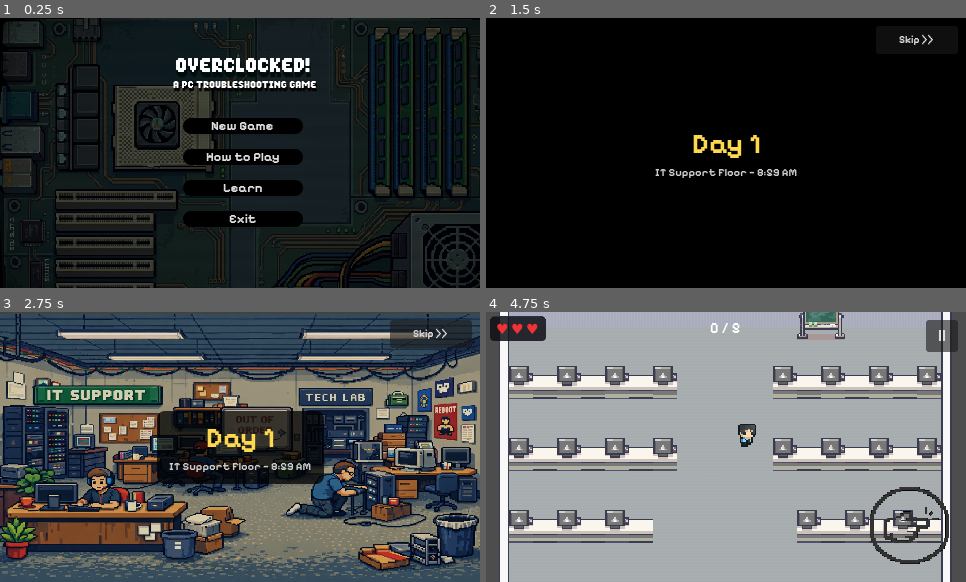
Above: before the commit, frames 1-4 (two rows, left to right).
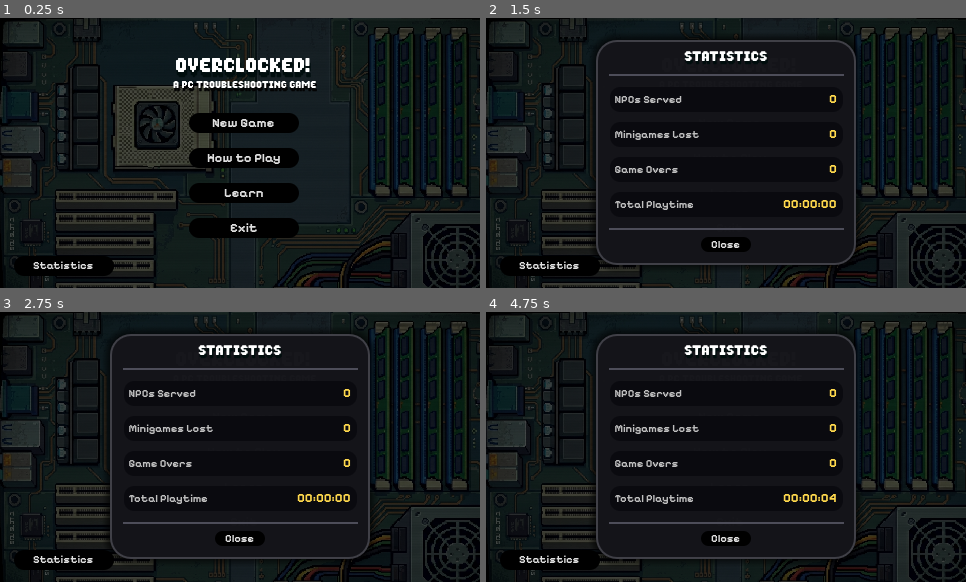
Above: after the commit, the same moments.

Repository: Raikosuu/Full-Tech-Panic_Public
Game: Godot game, scene res://scenes/main_menu.tscn
The game is run twice, just before and just after one commit, with the same random seed, the same clock (stepped at 60 frames per second) and the same inputs.
Inputs (mouse positions are in pixels of both pictures, inside the frame that each line leads up to):
- Up to frame 1 (0.25 s): no input
- Up to frame 2 (1.5 s): click (548, 266) at 0.5 s, where only the run after the commit has a clickable "Statistics"; click "New Game" at 1.25 s
- Up to frame 3 (2.75 s): click (244, 417) at 2 s, where only the run after the commit has a clickable "New Game"
- Up to frame 4 (4.75 s): click (918, 333) at 2.75 s, where only the run before the commit has a clickable "Skip >>"; click (918, 333) at 3.5 s, where only the run before the commit has a clickable "Skip >>"; tap Enter at 4.25 s; move the mouse to (831, 433) at 4.27 s; hold D (move_right) from 4.28 s (still down); hold E (interact) from 4.28 s (still down); click (831, 433) at 4.42 s; tap Space at 4.52 s

The runs differ from the first frame. In frame 1, 4.8% of the frame differs, in the area x 2-64%, y 35-96%; in frame 2, 58%; in frame 3, 85%; in frame 4, 98%, in the area x 0-100%, y 0-100%.

Commit message:
statistics panel implemented in the main menu screen
player can now track minigame losses, game overs, total playtime and NPCs that were served in the game. save file delete is implemented too in the main menu. stats are tied to the save file. when the save file is deleted, all the stats are reset.

Diff:
--- a/mainmenu/scripts/main_menu.gd
+++ b/mainmenu/scripts/main_menu.gd
@@ -3,10 +3,10 @@
 
 @onready var new_game_btn: Button = $"Panel/MainButtons/New Game"
 @onready var continue_btn: Button = $Panel/MainButtons/Continue
+@onready var delete_save: Button = $"Panel/Delete Save"
 
 func _ready() -> void:
-	# Only show Continue if a save file exists
-	continue_btn.visible = GameState.has_save()
+	_refresh_save_buttons()
 	BGMManager.play(GameState.BGM_MENU)
 
 func _on_continue_pressed() -> void:
@@ -30,6 +30,11 @@
 	else:
 		get_tree().change_scene_to_file(GameState.GAME_SCENE)
 
+func _refresh_save_buttons() -> void:
+	var save_exists := GameState.has_save()
+	continue_btn.visible = save_exists
+	delete_save.visible = save_exists
+
 func _on_learn_pressed() -> void:
 	get_tree().change_scene_to_file("res://learn/scenes/learn.tscn")
 
@@ -44,3 +49,11 @@
 
 func _on_back_pressed() -> void:
 	$SettingsPanel.visible = false
+
+func _on_statistics_pressed() -> void:
+	$StatsMenu.refresh()
+	$StatsMenu.show()
+
+func _on_delete_save_pressed() -> void:
+	GameState.delete_save()
+	_refresh_save_buttons()
--- a/scenes/main_menu.tscn
+++ b/scenes/main_menu.tscn
@@ -6,6 +6,7 @@
 [ext_resource type="Texture2D" uid="uid://jof4loc0tlbx" path="res://mainmenu/graphics/settings.png" id="2_wu84c"]
 [ext_resource type="FontFile" uid="uid://castux4fucj02" path="res://assets/fonts/Pixelify_Sans/static/PixelifySans-Bold.ttf" id="4_rtw2f"]
 [ext_resource type="Script" uid="uid://ctnipvdu4axmc" path="res://mainmenu/scripts/audio_control.gd" id="6_rtw2f"]
+[ext_resource type="PackedScene" uid="uid://dbvt3oj31i8bl" path="res://scenes/stats_menu.tscn" id="stats_menu_ref"]
 
 [sub_resource type="StyleBoxTexture" id="StyleBoxTexture_ekxnf"]
 texture = ExtResource("1_l6cm7")
@@ -88,6 +89,27 @@
 corner_radius_bottom_left = 20
 
 [sub_resource type="StyleBoxFlat" id="StyleBoxFlat_rtw2f"]
+bg_color = Color(0.42745098, 0.42745098, 0.42745098, 1)
+corner_radius_top_left = 20
+corner_radius_top_right = 20
+corner_radius_bottom_right = 20
+corner_radius_bottom_left = 20
+
+[sub_resource type="StyleBoxFlat" id="StyleBoxFlat_stats_n"]
+bg_color = Color(0, 0, 0, 1)
+corner_radius_top_left = 20
+corner_radius_top_right = 20
+corner_radius_bottom_right = 20
+corner_radius_bottom_left = 20
+
+[sub_resource type="StyleBoxFlat" id="StyleBoxFlat_stats_p"]
+bg_color = Color(0, 0, 0, 1)
+corner_radius_top_left = 20
+corner_radius_top_right = 20
+corner_radius_bottom_right = 20
+corner_radius_bottom_left = 20
+
+[sub_resource type="StyleBoxFlat" id="StyleBoxFlat_stats_h"]
 bg_color = Color(0.42745098, 0.42745098, 0.42745098, 1)
 corner_radius_top_left = 20
 corner_radius_top_right = 20
@@ -126,15 +148,23 @@
 flat = true
 
 [node name="MainButtons" type="VBoxContainer" parent="Panel" unique_id=539774421]
-layout_mode = 0
-offset_left = 184.0
-offset_top = 96.0
-offset_right = 304.0
-offset_bottom = 213.0
+layout_mode = 1
+anchors_preset = 8
+anchor_left = 0.5
+anchor_top = 0.5
+anchor_right = 0.5
+anchor_bottom = 0.5
+offset_left = -49.5
+offset_top = -55.5
+offset_right = 24.5
+offset_bottom = 84.5
+grow_horizontal = 2
+grow_vertical = 2
 theme_override_constants/separation = 15
 alignment = 1
 
 [node name="New Game" type="Button" parent="Panel/MainButtons" unique_id=892148338]
+custom_minimum_size = Vector2(110, 20)
 layout_mode = 2
 theme_override_fonts/font = ExtResource("4_rtw2f")
 theme_override_font_sizes/font_size = 13
@@ -145,6 +175,7 @@
 expand_icon = true
 
 [node name="Continue" type="Button" parent="Panel/MainButtons" unique_id=713298395]
+custom_minimum_size = Vector2(110, 20)
 layout_mode = 2
 theme_override_fonts/font = ExtResource("4_rtw2f")
 theme_override_font_sizes/font_size = 13
@@ -155,6 +186,7 @@
 expand_icon = true
 
 [node name="How to Play" type="Button" parent="Panel/MainButtons" unique_id=1274390603]
+custom_minimum_size = Vector2(110, 20)
 layout_mode = 2
 theme_override_fonts/font = ExtResource("4_rtw2f")
 theme_override_font_sizes/font_size = 13
@@ -164,6 +196,7 @@
 text = "How to Play"
 
 [node name="Learn" type="Button" parent="Panel/MainButtons" unique_id=472298394]
+custom_minimum_size = Vector2(110, 20)
 layout_mode = 2
 theme_override_fonts/font = ExtResource("4_rtw2f")
 theme_override_font_sizes/font_size = 13
@@ -173,6 +206,7 @@
 text = "Learn"
 
 [node name="Exit" type="Button" parent="Panel/MainButtons" unique_id=1077006095]
+custom_minimum_size = Vector2(110, 20)
 layout_mode = 2
 theme_override_fonts/font = ExtResource("4_rtw2f")
 theme_override_font_sizes/font_size = 13
@@ -180,6 +214,39 @@
 theme_override_styles/pressed = SubResource("StyleBoxFlat_8ln24")
 theme_override_styles/hover = SubResource("StyleBoxFlat_rtw2f")
 text = "Exit"
+
+[node name="Statistics" type="Button" parent="Panel" unique_id=2082406679]
+layout_mode = 0
+offset_left = 15.0
+offset_top = 238.0
+offset_right = 115.0
+offset_bottom = 258.0
+theme_override_fonts/font = ExtResource("4_rtw2f")
+theme_override_font_sizes/font_size = 11
+theme_override_styles/normal = SubResource("StyleBoxFlat_stats_n")
+theme_override_styles/pressed = SubResource("StyleBoxFlat_stats_p")
+theme_override_styles/hover = SubResource("StyleBoxFlat_stats_h")
+text = "Statistics"
+
+[node name="Delete Save" type="Button" parent="Panel" unique_id=2031027042]
+layout_mode = 1
+anchors_preset = 3
+anchor_left = 1.0
+anchor_top = 1.0
+anchor_right = 1.0
+anchor_bottom = 1.0
+offset_left = -144.0
+offset_top = -49.0
+offset_right = -44.0
+offset_bottom = -29.0
+grow_horizontal = 0
+grow_vertical = 0
+theme_override_fonts/font = ExtResource("4_rtw2f")
+theme_override_font_sizes/font_size = 11
+theme_override_styles/normal = SubResource("StyleBoxFlat_stats_n")
+theme_override_styles/pressed = SubResource("StyleBoxFlat_stats_p")
+theme_override_styles/hover = SubResource("StyleBoxFlat_stats_h")
+text = "Delete Save"
 
 [node name="Label" type="Label" parent="." unique_id=715729967]
 offset_left = 176.0
@@ -206,6 +273,9 @@
 text = "A PC Troubleshooting Game"
 horizontal_alignment = 1
 vertical_alignment = 1
+
+[node name="StatsMenu" parent="." unique_id=1020449642 instance=ExtResource("stats_menu_ref")]
+visible = false
 
 [node name="SettingsPanel" type="Panel" parent="." unique_id=909881828]
 visible = false
@@ -267,5 +337,7 @@
 [connection signal="pressed" from="Panel/MainButtons/How to Play" to="." method="_on_how_to_play_pressed"]
 [connection signal="pressed" from="Panel/MainButtons/Learn" to="." method="_on_learn_pressed"]
 [connection signal="pressed" from="Panel/MainButtons/Exit" to="." method="_on_exit_pressed"]
+[connection signal="pressed" from="Panel/Statistics" to="." method="_on_statistics_pressed"]
+[connection signal="pressed" from="Panel/Delete Save" to="." method="_on_delete_save_pressed"]
 [connection signal="pressed" from="SettingsPanel/Back" to="." method="_on_back_pressed"]
 [connection signal="value_changed" from="SettingsPanel/AudioControl" to="SettingsPanel/AudioControl" method="_on_value_changed"]
--- /dev/null
+++ b/scenes/stats_menu.tscn
@@ -0,0 +1,247 @@
+[gd_scene format=3 uid="uid://dbvt3oj31i8bl"]
+
+[ext_resource type="Script" uid="uid://c13da1pber76e" path="res://scripts/stats_menu.gd" id="1_stats"]
+[ext_resource type="FontFile" uid="uid://castux4fucj02" path="res://assets/fonts/Pixelify_Sans/static/PixelifySans-Bold.ttf" id="2_stats"]
+[ext_resource type="FontFile" uid="uid://can2uc4aidbtp" path="res://mainmenu/font/PixelGamer-Regular.otf" id="3_stats"]
+
+[sub_resource type="StyleBoxFlat" id="StyleBoxFlat_panel"]
+bg_color = Color(0.08, 0.08, 0.1, 0.97)
+border_width_left = 2
+border_width_top = 2
+border_width_right = 2
+border_width_bottom = 2
+border_color = Color(0.25, 0.25, 0.28, 1)
+corner_radius_top_left = 20
+corner_radius_top_right = 20
+corner_radius_bottom_right = 20
+corner_radius_bottom_left = 20
+shadow_size = 8
+
+[sub_resource type="StyleBoxLine" id="StyleBoxLine_sep"]
+color = Color(0.3, 0.3, 0.35, 1)
+thickness = 2
+
+[sub_resource type="StyleBoxFlat" id="StyleBoxFlat_row"]
+bg_color = Color(0.04, 0.04, 0.06, 1)
+corner_radius_top_left = 10
+corner_radius_top_right = 10
+corner_radius_bottom_right = 10
+corner_radius_bottom_left = 10
+
+[sub_resource type="StyleBoxFlat" id="StyleBoxFlat_btn_normal"]
+bg_color = Color(0, 0, 0, 1)
+corner_radius_top_left = 20
+corner_radius_top_right = 20
+corner_radius_bottom_right = 20
+corner_radius_bottom_left = 20
+
+[sub_resource type="StyleBoxFlat" id="StyleBoxFlat_btn_pressed"]
+bg_color = Color(0, 0, 0, 1)
+corner_radius_top_left = 20
+corner_radius_top_right = 20
+corner_radius_bottom_right = 20
+corner_radius_bottom_left = 20
+
+[sub_resource type="StyleBoxFlat" id="StyleBoxFlat_btn_hover"]
+bg_color = Color(0.42745098, 0.42745098, 0.42745098, 1)
+corner_radius_top_left = 20
+corner_radius_top_right = 20
+corner_radius_bottom_right = 20
+corner_radius_bottom_left = 20
+
+[node name="StatsMenu" type="Panel" unique_id=2125809956]
+offset_left = 111.0
+offset_top = 22.0
+offset_right = 371.0
+offset_bottom = 247.0
+theme_override_styles/panel = SubResource("StyleBoxFlat_panel")
+script = ExtResource("1_stats")
+
+[node name="VBoxContainer" type="VBoxContainer" parent="." unique_id=11910507]
+layout_mode = 1
+anchors_preset = 15
+anchor_right = 1.0
+anchor_bottom = 1.0
+offset_left = 14.0
+offset_top = 11.0
+offset_right = -13.0
+grow_horizontal = 2
+grow_vertical = 2
+theme_override_constants/separation = 10
+
+[node name="Title" type="Label" parent="VBoxContainer" unique_id=597717759]
+layout_mode = 2
+theme_override_colors/font_color = Color(1, 1, 1, 1)
+theme_override_colors/font_shadow_color = Color(0, 0.05, 0.05, 1)
+theme_override_constants/shadow_offset_y = 3
+theme_override_fonts/font = ExtResource("3_stats")
+theme_override_font_sizes/font_size = 14
+text = "STATISTICS"
+horizontal_alignment = 1
+
+[node name="Separator" type="HSeparator" parent="VBoxContainer" unique_id=1053640093]
+layout_mode = 2
+theme_override_styles/separator = SubResource("StyleBoxLine_sep")
+
+[node name="NPCsServedRow" type="PanelContainer" parent="VBoxContainer" unique_id=232012681]
+custom_minimum_size = Vector2(0, 25)
+layout_mode = 2
+theme_override_styles/panel = SubResource("StyleBoxFlat_row")
+
+[node name="HBox" type="HBoxContainer" parent="VBoxContainer/NPCsServedRow" unique_id=1287610590]
+layout_mode = 2
+theme_override_constants/separation = 0
+
+[node name="NPCsServedLabel" type="Label" parent="VBoxContainer/NPCsServedRow/HBox" unique_id=1581873998]
+layout_mode = 2
+size_flags_horizontal = 3
+theme_override_colors/font_color = Color(0.75, 0.75, 0.75, 1)
+theme_override_fonts/font = ExtResource("2_stats")
+theme_override_font_sizes/font_size = 11
+text = "  NPCs Served"
+vertical_alignment = 1
+
+[node name="NPCsServedValue" type="Label" parent="VBoxContainer/NPCsServedRow/HBox" unique_id=2135560027]
+unique_name_in_owner = true
+layout_mode = 2
+size_flags_horizontal = 4
+theme_override_colors/font_color = Color(1, 0.85, 0.3, 1)
+theme_override_fonts/font = ExtResource("2_stats")
+theme_override_font_sizes/font_size = 13
+text = "0"
+horizontal_alignment = 2
+vertical_alignment = 1
+
+[node name="Spacer" type="Label" parent="VBoxContainer/NPCsServedRow/HBox" unique_id=823705784]
+layout_mode = 2
+theme_override_font_sizes/font_size = 11
+text = "  "
+
+[node name="LossesRow" type="PanelContainer" parent="VBoxContainer" unique_id=1416708922]
+custom_minimum_size = Vector2(0, 25)
+layout_mode = 2
+theme_override_styles/panel = SubResource("StyleBoxFlat_row")
+
+[node name="HBox" type="HBoxContainer" parent="VBoxContainer/LossesRow" unique_id=1940243653]
+layout_mode = 2
+theme_override_constants/separation = 0
+
+[node name="LossesLabel" type="Label" parent="VBoxContainer/LossesRow/HBox" unique_id=1010802482]
+layout_mode = 2
+size_flags_horizontal = 3
+theme_override_colors/font_color = Color(0.75, 0.75, 0.75, 1)
+theme_override_fonts/font = ExtResource("2_stats")
+theme_override_font_sizes/font_size = 11
+text = "  Minigames Lost"
+vertical_alignment = 1
+
+[node name="LossesValue" type="Label" parent="VBoxContainer/LossesRow/HBox" unique_id=401188214]
+unique_name_in_owner = true
+layout_mode = 2
+size_flags_horizontal = 4
+theme_override_colors/font_color = Color(1, 0.85, 0.3, 1)
+theme_override_fonts/font = ExtResource("2_stats")
+theme_override_font_sizes/font_size = 13
+text = "0"
+horizontal_alignment = 2
+vertical_alignment = 1
+
+[node name="Spacer" type="Label" parent="VBoxContainer/LossesRow/HBox" unique_id=1024011980]
+layout_mode = 2
+theme_override_font_sizes/font_size = 11
+text = "  "
+
+[node name="GameOversRow" type="PanelContainer" parent="VBoxContainer" unique_id=593236630]
+custom_minimum_size = Vector2(0, 25)
+layout_mode = 2
+theme_override_styles/panel = SubResource("StyleBoxFlat_row")
+
+[node name="HBox" type="HBoxContainer" parent="VBoxContainer/GameOversRow" unique_id=1596439260]
+layout_mode = 2
+theme_override_constants/separation = 0
+
+[node name="GameOversLabel" type="Label" parent="VBoxContainer/GameOversRow/HBox" unique_id=1628643447]
+layout_mode = 2
+size_flags_horizontal = 3
+theme_override_colors/font_color = Color(0.75, 0.75, 0.75, 1)
+theme_override_fonts/font = ExtResource("2_stats")
+theme_override_font_sizes/font_size = 11
+text = "  Game Overs"
+vertical_alignment = 1
+
+[node name="GameOversValue" type="Label" parent="VBoxContainer/GameOversRow/HBox" unique_id=825868210]
+unique_name_in_owner = true
+layout_mode = 2
+size_flags_horizontal = 4
+theme_override_colors/font_color = Color(1, 0.85, 0.3, 1)
+theme_override_fonts/font = ExtResource("2_stats")
+theme_override_font_sizes/font_size = 13
+text = "0"
+horizontal_alignment = 2
+vertical_alignment = 1
+
+[node name="Spacer" type="Label" parent="VBoxContainer/GameOversRow/HBox" unique_id=67725013]
+layout_mode = 2
+theme_override_font_sizes/font_size = 11
+text = "  "
+
+[node name="PlaytimeRow" type="PanelContainer" parent="VBoxContainer" unique_id=722139302]
+custom_minimum_size = Vector2(0, 25)
+layout_mode = 2
+theme_override_styles/panel = SubResource("StyleBoxFlat_row")
+
+[node name="HBox" type="HBoxContainer" parent="VBoxContainer/PlaytimeRow" unique_id=1434304791]
+layout_mode = 2
+theme_override_constants/separation = 0
+
+[node name="PlaytimeLabel" type="Label" parent="VBoxContainer/PlaytimeRow/HBox" unique_id=510804092]
+layout_mode = 2
+size_flags_horizontal = 3
+theme_override_colors/font_color = Color(0.75, 0.75, 0.75, 1)
+theme_override_fonts/font = ExtResource("2_stats")
+theme_override_font_sizes/font_size = 11
+text = "  Total Playtime"
+vertical_alignment = 1
+
+[node name="PlaytimeValue" type="Label" parent="VBoxContainer/PlaytimeRow/HBox" unique_id=1483467285]
+unique_name_in_owner = true
+layout_mode = 2
+size_flags_horizontal = 4
+theme_override_colors/font_color = Color(1, 0.85, 0.3, 1)
+theme_override_fonts/font = ExtResource("2_stats")
+theme_override_font_sizes/font_size = 13
+text = "00:00:00"
+horizontal_alignment = 2
+vertical_alignment = 1
+
+[node name="Spacer" type="Label" parent="VBoxContainer/PlaytimeRow/HBox" unique_id=285852168]
+layout_mode = 2
+theme_override_font_sizes/font_size = 11
+text = "  "
+
+[node name="Separator2" type="HSeparator" parent="VBoxContainer" unique_id=1184391052]
+layout_mode = 2
+theme_override_styles/separator = SubResource("StyleBoxLine_sep")
+
+[node name="CloseButton" type="Button" parent="." unique_id=1110899443]
+custom_minimum_size = Vector2(50, 0)
+layout_mode = 1
+anchors_preset = 7
+anchor_left = 0.5
+anchor_top = 1.0
+anchor_right = 0.5
+anchor_bottom = 1.0
+offset_left = -14.5
+offset_top = -28.0
+offset_right = 14.5
+offset_bottom = -13.0
+grow_horizontal = 2
+grow_vertical = 0
+theme_override_fonts/font = ExtResource("2_stats")
+theme_override_font_sizes/font_size = 11
+theme_override_styles/normal = SubResource("StyleBoxFlat_btn_normal")
+theme_override_styles/pressed = SubResource("StyleBoxFlat_btn_pressed")
+theme_override_styles/hover = SubResource("StyleBoxFlat_btn_hover")
+text = "Close"
+
+[connection signal="pressed" from="CloseButton" to="." method="_on_close_pressed"]
--- a/scripts/game_scene.gd
+++ b/scripts/game_scene.gd
@@ -20,6 +20,9 @@
 
 	# Set the label from GameState, not from Inspector
 	_update_label(GameState.npcs_served)
+
+	# Record checkpoint at the start of each level so fail_minigame can restore it
+	GameState._save_checkpoint()
 
 func _update_label(count: int) -> void:
 	served_label.text = "%d / %d" % [count, GameState.npcs_to_win]
@@ -60,11 +63,12 @@
 			_do_pause()
 
 func _do_pause() -> void:
-	get_tree().paused = true
+	# Instantiate and add BEFORE pausing so _ready() runs while tree is active
 	_pause_menu = PAUSE_MENU_SCENE.instantiate()
 	_pause_menu.context = "game"
 	_pause_menu.resumed.connect(_do_resume)
 	get_tree().root.add_child(_pause_menu)
+	get_tree().paused = true
 
 func _do_resume() -> void:
 	get_tree().paused = false
--- a/scripts/game_state.gd
+++ b/scripts/game_state.gd
@@ -71,12 +71,56 @@
 var npcs_to_win: int = 5
 var npcs_served: int = 0
 var is_game_over: bool = false
+
 const BGM_MENU = preload("res://sfx/sergequadrado-menu-music-251877.mp3")
 const BGM_GAME = preload("res://sfx/freesound_community-gamemusic-6082.mp3")
 
+# ── Statistics ────────────────────────────────────────────────────────────────
+var stat_total_losses: int = 0
+var stat_total_playtime: float = 0.0  # cumulative seconds across all sessions
+var _session_start_time: float = 0.0  # unix time this session started
+var _playtime_paused: bool = false    # true while inside a minigame
+var stat_total_npcs_served: int = 0
+var stat_total_game_overs: int = 0
+
 func _ready() -> void:
-	load_level(0)
+	load_game()
+	_session_start_time = Time.get_unix_time_from_system()
 	BGMManager.play(GameState.BGM_GAME)
+
+func _notification(what: int) -> void:
+	if what == NOTIFICATION_WM_CLOSE_REQUEST:
+		_flush_playtime()
+		save_game()
+
+# ── Playtime helpers ──────────────────────────────────────────────────────────
+
+func _flush_playtime() -> void:
+	if _playtime_paused:
+		return
+	var elapsed: float = Time.get_unix_time_from_system() - _session_start_time
+	stat_total_playtime += elapsed
+	_session_start_time = Time.get_unix_time_from_system()
+
+func pause_playtime() -> void:
+	_flush_playtime()
+	_playtime_paused = true
+
+func resume_playtime() -> void:
+	_session_start_time = Time.get_unix_time_from_system()
+	_playtime_paused = false
+
+func get_formatted_playtime() -> String:
+	var live_extra: float = 0.0
+	if not _playtime_paused:
+		live_extra = Time.get_unix_time_from_system() - _session_start_time
+	var total := int(stat_total_playtime + live_extra)
+	var h := total / 3600
+	var m := (total % 3600) / 60
+	var s := total % 60
+	return "%02d:%02d:%02d" % [h, m, s]
+
+# ── Level helpers ─────────────────────────────────────────────────────────────
 
 func load_level(index: int) -> void:
 	if index >= LEVELS.size():
@@ -138,6 +182,7 @@
 	if is_game_over:
 		return
 	npcs_served += 1
+	stat_total_npcs_served += 1
 	npcs_served_changed.emit(npcs_served)
 	if npcs_served >= npcs_to_win:
 		var outro := get_outro_cutscene()
@@ -145,6 +190,10 @@
 			get_tree().change_scene_to_file(outro)
 		else:
 			advance_to_next_level()
+
+func record_game_over() -> void:
+	stat_total_game_overs += 1
+	save_game()
 
 # ── Call this right before HealthState.take_damage() ──────────────────────────
 func _save_checkpoint() -> void:
@@ -166,9 +215,10 @@
 	interacted_npc       = null
 	_game_scene_instance = null
 	npcs_to_win          = current_level_data.get("npcs_to_win", 5)
-	is_game_over         = false   # ← ADD THIS
+	is_game_over         = false
 
 func enter_minigame() -> void:
+	pause_playtime()
 	var pool: Array = get_allowed_minigames()
 	var path: String = pool[randi() % pool.size()]
 	_game_scene_instance = get_tree().current_scene
@@ -178,6 +228,7 @@
 	get_tree().current_scene = minigame
 
 func exit_minigame() -> void:
+	resume_playtime()
 	if _game_scene_instance == null:
 		get_tree().change_scene_to_file(current_level_scene)
 		return
@@ -192,6 +243,8 @@
 		interacted_npc = null
 
 func fail_minigame() -> void:
+	resume_playtime()
+	stat_total_losses += 1
 	if _game_scene_instance == null:
 		get_tree().change_scene_to_file(current_level_scene)
 		return
@@ -208,23 +261,46 @@
 	HealthState.take_damage()
 	save_game()
 
+# ── Save / Load ───────────────────────────────────────────────────────────────
+
 func save_game() -> void:
+	_flush_playtime()
 	var config := ConfigFile.new()
+	# Progress
 	config.set_value("save", "level_index", current_level_index)
 	config.set_value("save", "npcs_served", npcs_served)
+	# Statistics
+	config.set_value("stats", "total_losses",   stat_total_losses)
+	config.set_value("stats", "total_playtime", stat_total_playtime)
+	config.set_value("stats", "total_npcs_served", stat_total_npcs_served)
+	config.set_value("stats", "total_game_overs",  stat_total_game_overs)
 	config.save(SAVE_PATH)
 
 func load_game() -> void:
 	var config := ConfigFile.new()
 	if config.load(SAVE_PATH) != OK:
-		return
+		load_level(0)
+		return
+	# Progress
 	var index: int = config.get_value("save", "level_index", 0)
 	load_level(index)
 	npcs_served = config.get_value("save", "npcs_served", 0)
 	npcs_served_changed.emit(npcs_served)
+	# Statistics
+	stat_total_losses   = config.get_value("stats", "total_losses",   0)
+	stat_total_playtime    = config.get_value("stats", "total_playtime",   0.0)
+	stat_total_npcs_served = config.get_value("stats", "total_npcs_served", 0)
+	stat_total_game_overs  = config.get_value("stats", "total_game_overs",  0)
 
 func has_save() -> bool:
 	return FileAccess.file_exists(SAVE_PATH)
 
 func delete_save() -> void:
 	DirAccess.remove_absolute(SAVE_PATH)
+	# Reset in-memory state so nothing carries over
+	load_level(0)
+	stat_total_losses = 0
+	stat_total_playtime = 0.0
+	stat_total_npcs_served = 0
+	stat_total_game_overs = 0
+	_session_start_time = Time.get_unix_time_from_system()
--- /dev/null
+++ b/scripts/stats_menu.gd
@@ -0,0 +1,11 @@
+extends Panel
+
+func refresh() -> void:
+	GameState._flush_playtime()
+	%LossesValue.text       = str(GameState.stat_total_losses)
+	%PlaytimeValue.text     = GameState.get_formatted_playtime()
+	%NPCsServedValue.text   = str(GameState.stat_total_npcs_served)
+	%GameOversValue.text    = str(GameState.stat_total_game_overs)
+
+func _on_close_pressed() -> void:
+	hide()
Not shown, added: scripts/stats_menu.gd.uid
